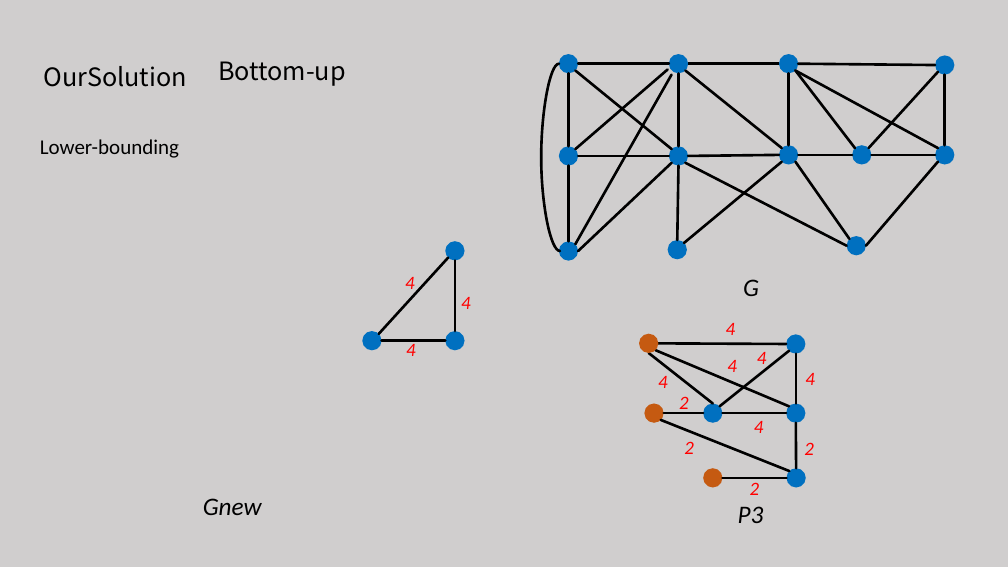
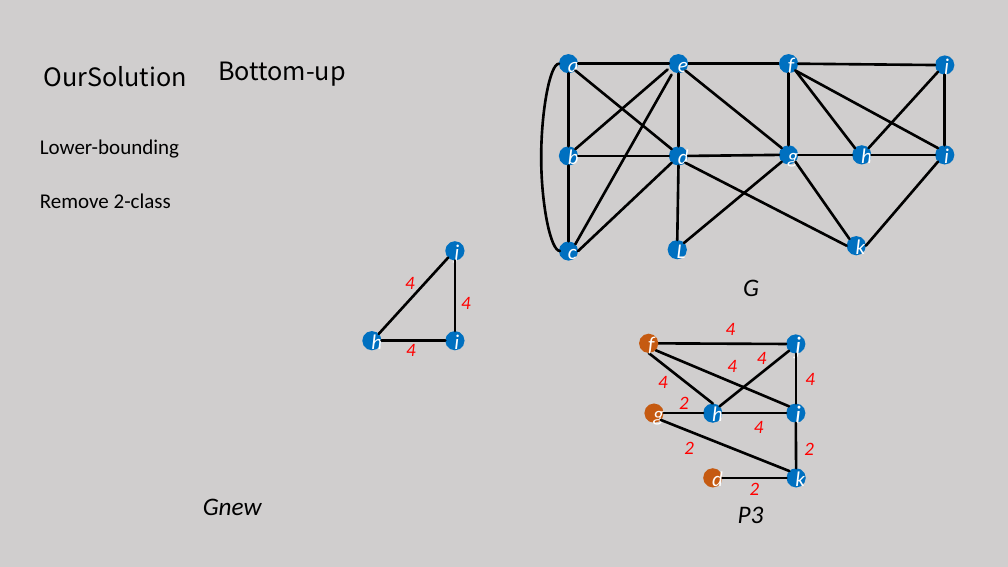
Before and after one commit to tianzhuwei/PPT, a slide deck: slide 13 of 魏天柱--Truss decomposition in massive networks .pptx (slide 14 before the commit). Drawn at 1008x567 pixels with LibreOffice and Linux fonts; fonts in the diff are those of the drawing. Boxes give left, top, right and bottom in pixels: in the first picture for what was removed or moved away, otherwise in the second. Text is boxed around its words. In the diff, an @@ line names an element or a change of style, - is before the commit and + after.

Commit message:
complete 1

```diff
--- a/魏天柱--Truss decomposition in massive networks .pptx
+++ b/魏天柱--Truss decomposition in massive networks .pptx
@@ text in ellipse at (568,54,579,78): text added @@
+a
@@ text in ellipse at (678,54,688,78): text added @@
+e
@@ text in ellipse at (788,54,794,78): text added @@
+f
@@ text in ellipse at (944,55,949,79): text added @@
+j
@@ text in ellipse at (568,146,579,170): text added @@
+b
@@ text in ellipse at (678,146,689,170): text added @@
+d
@@ text in ellipse at (788,145,799,169): text added @@
+g
@@ text in ellipse at (861,145,872,169): text added @@
+h
@@ text in ellipse at (944,145,949,169): text added @@
+i
@@ text added at (40,193,171,208), 20 pt, text #000000 @@
+Remove 2-class
@@ text in ellipse at (856,236,866,255): text added @@
+k
@@ text in ellipse at (454,241,459,265): text added @@
+j
@@ text in ellipse at (568,241,577,265): text added @@
+c
@@ text in ellipse at (677,240,686,264): text added @@
+L
@@ text in ellipse at (371,331,382,355): text added @@
+h
@@ text in ellipse at (454,331,459,355): text added @@
+i
@@ text in ellipse at (648,334,654,358): text added @@
+f
@@ text in ellipse at (795,333,801,360): text added @@
+j
@@ text in ellipse at (653,404,664,428): text added @@
+g
@@ text in ellipse at (712,404,723,428): text added @@
+h
@@ text in ellipse at (795,402,801,429): text added @@
+i
@@ text in ellipse at (712,468,723,488): text added @@
+d
@@ text in ellipse at (795,468,805,492): text added @@
+k
```
Also in this commit, not shown: 11 other slides changed, 1 slide added, 1 slide removed.
